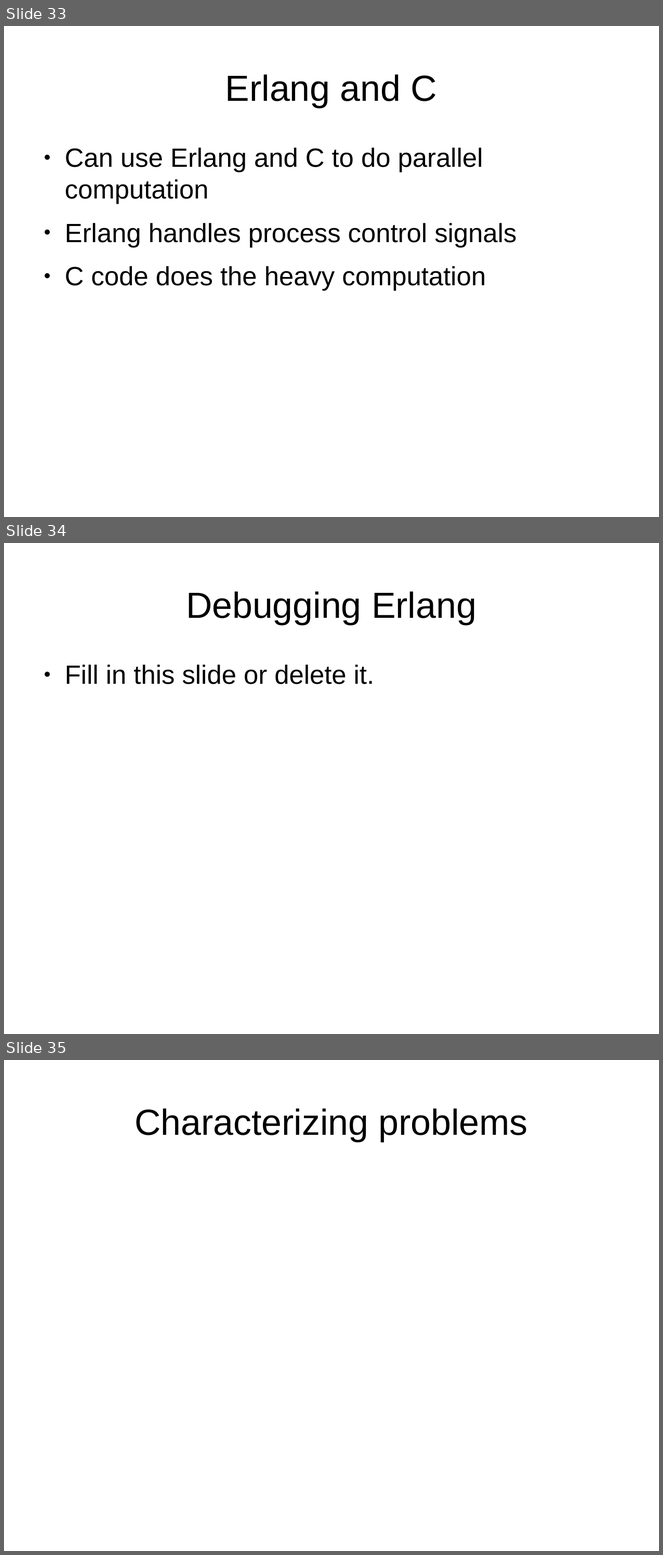
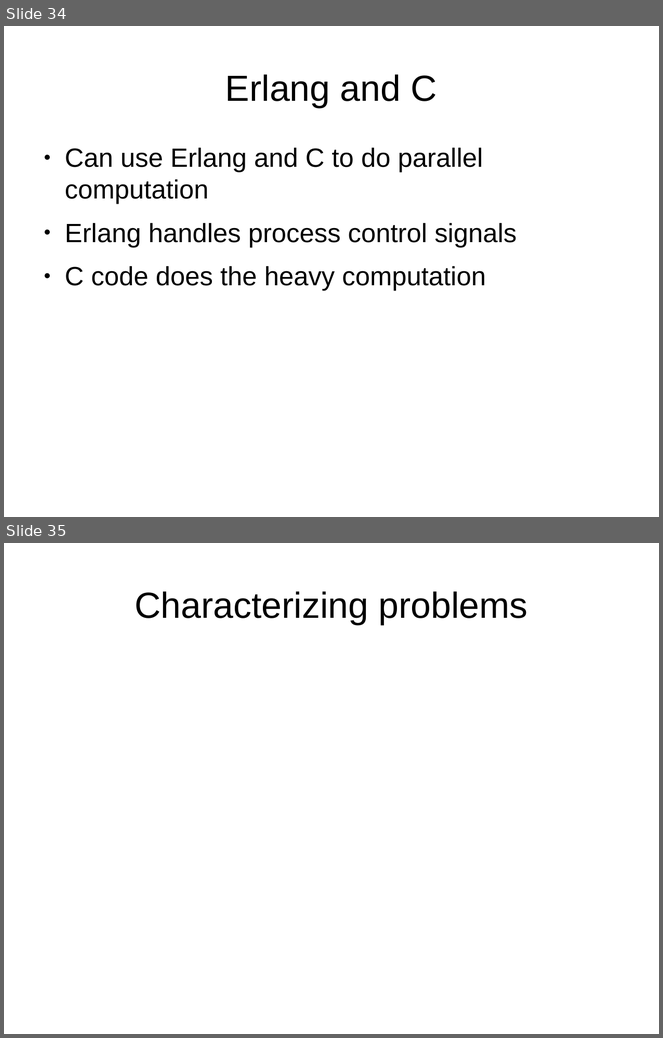
Before and after one commit to FractalDesigns/cowichan-1, a slide deck: miscellaneous/2010-12/slides.odp. Shown one above the other, each under a label of ours: slides 33, 34 and 35 before the commit, slides 34 and 35 after it. The pictures are 663x1555 and 663x1038 pixels, drawn with LibreOffice and Linux fonts; fonts in the diff are those of the drawing; background and template pictures are left out. Boxes give left, top, right and bottom in pixels: in the first picture for what was removed or moved away, otherwise in the second. Text is boxed around its words. In the diff, an @@ line names an element or a change of style, - is before the commit and + after.

```diff
--- a/miscellaneous/2010-12/slides.odp
+++ b/miscellaneous/2010-12/slides.odp
@@ slide 34 removed at [4, 543, 659, 1034], background picture (left out) @@
@@ title removed at [186, 591, 477, 625] @@
-Debugging Erlang
@@ text removed at [65, 665, 374, 684] @@
-● Fill in this slide or delete it.
@@ what was slide 33 is now slide 34 @@
```
Also in this commit, not shown: 12 slides changed, 1 slide added.
